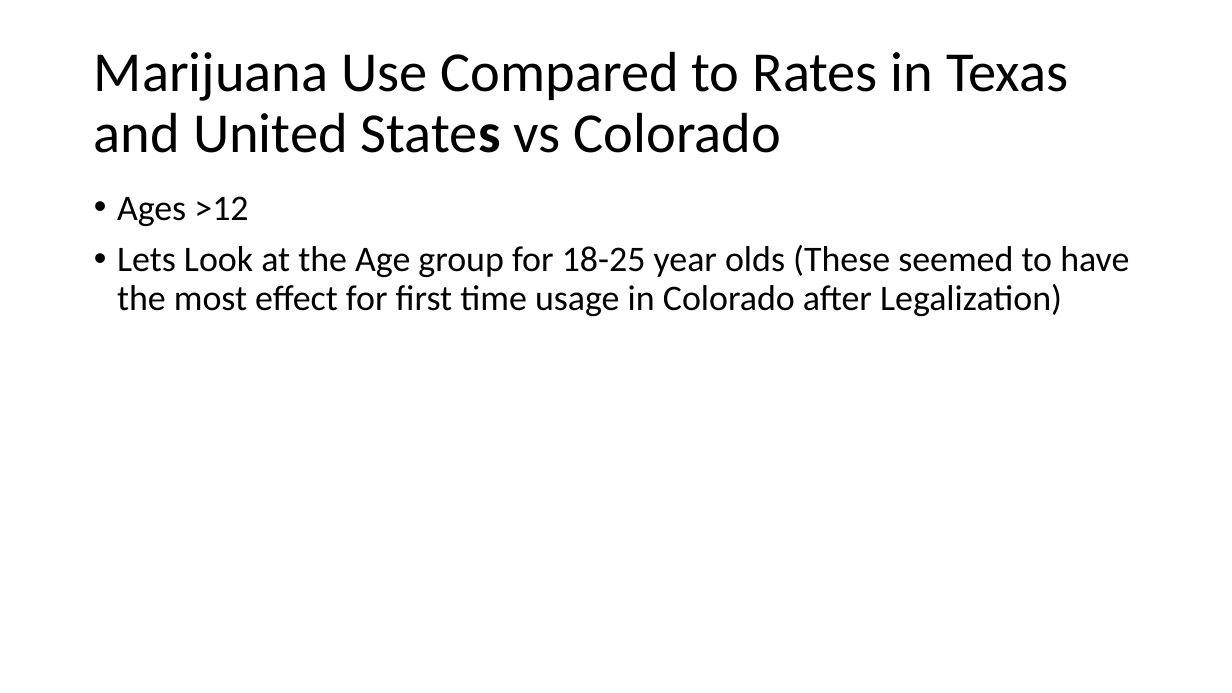
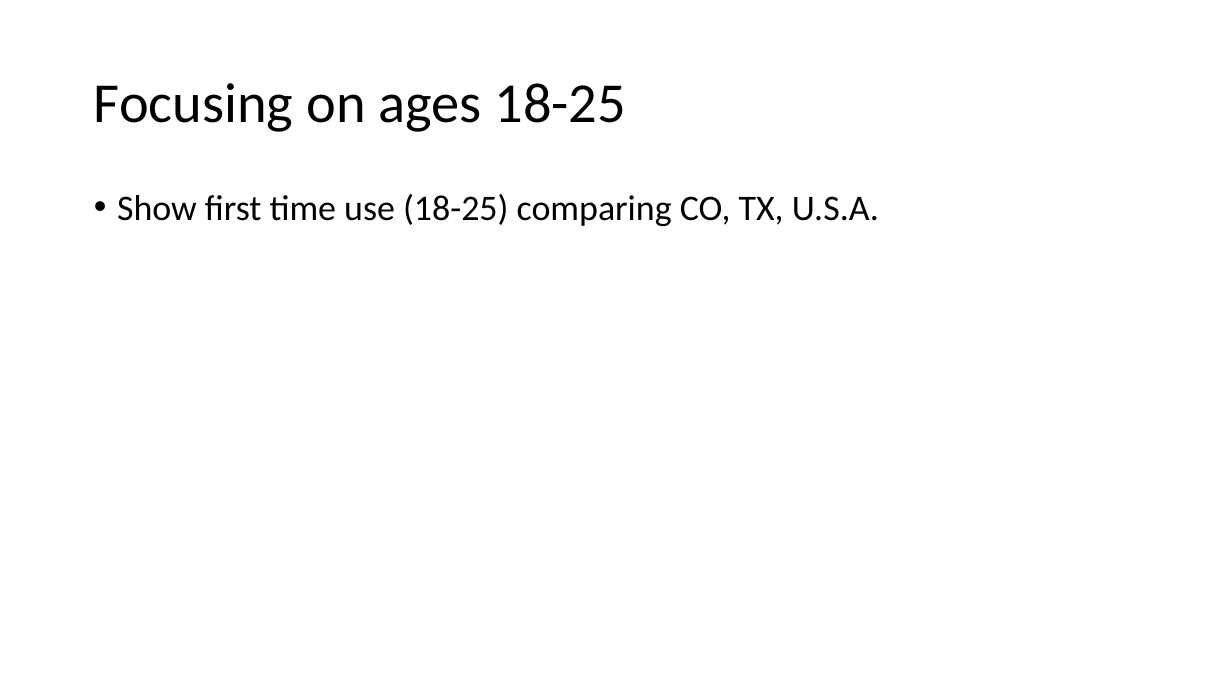
Before and after one commit to zdsteele/Project_1, a slide deck: slide 4 of Outline.pptx. Drawn at 1232x693 pixels with LibreOffice and Linux fonts; fonts in the diff are those of the drawing. Boxes give left, top, right and bottom in pixels: in the first picture for what was removed or moved away, otherwise in the second. Text is boxed around its words. In the diff, an @@ line names an element or a change of style, - is before the commit and + after.

```diff
--- a/Outline.pptx
+++ b/Outline.pptx
@@ title at <box>94,83,626,132</box>: text changed @@
-Marijuana Use Compared to Rates in Texas and United States vs Colorado
+Focusing on ages 18-25
@@ text at <box>117,194,879,226</box>: text changed @@
-• Ages >12
-• Lets Look at the Age group for 18-25 year olds (These seemed to have the most effect for first time usage in Colorado after Legalization)
+• Show first time use (18-25) comparing CO, TX, U.S.A.
```
Also in this commit, not shown: 1 other slide changed, 8 slides added, 15 slides removed.
